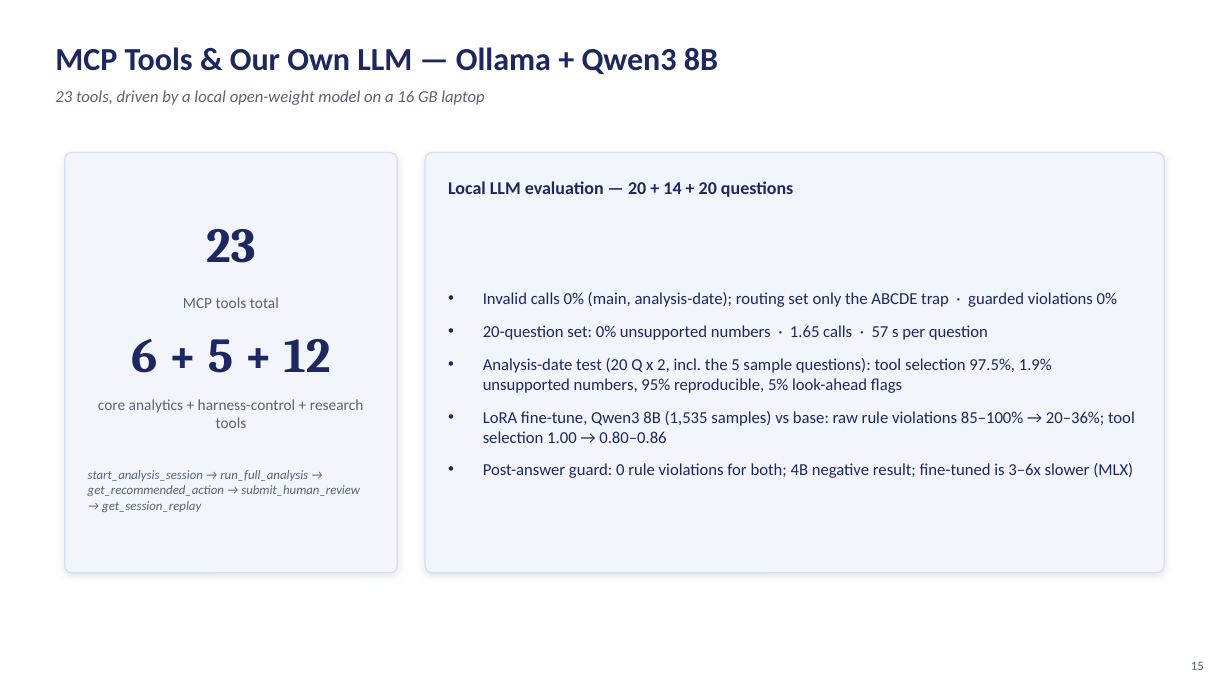
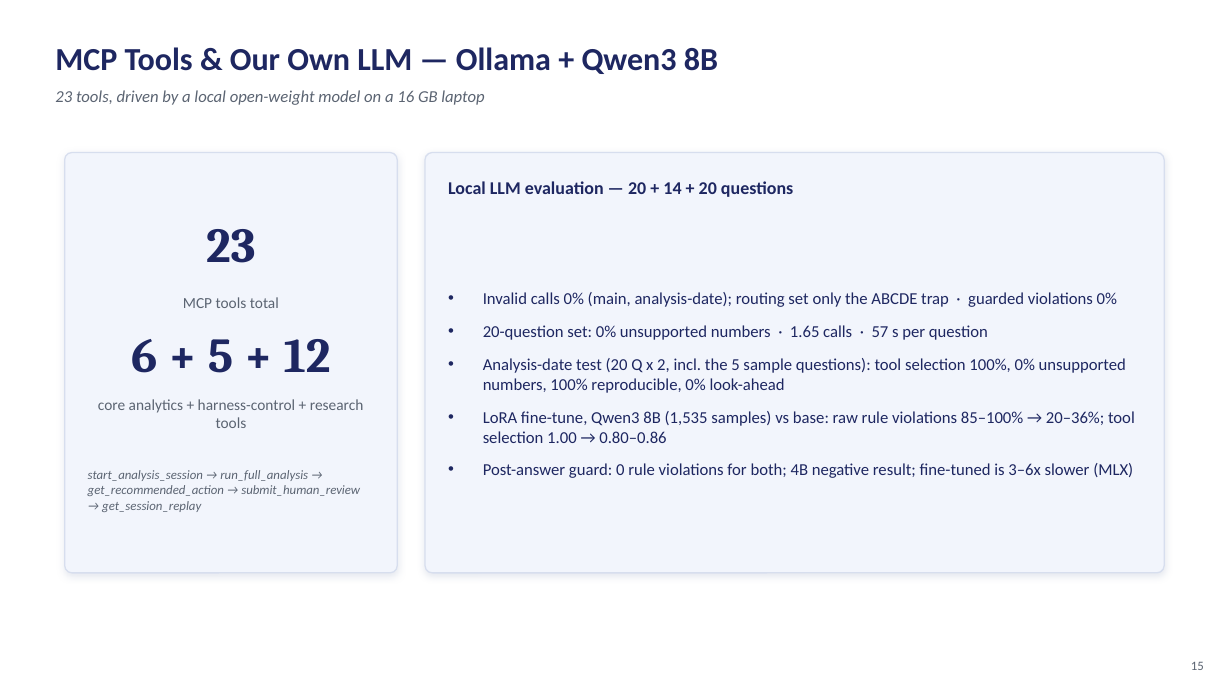
Before and after one commit to altugikiz/bist100-mcp-trader, a slide deck: slide 15 of docs/presentation/BIST100_Harness_Presentation.pptx. Drawn at 1232x693 pixels with LibreOffice and Linux fonts; fonts in the diff are those of the drawing. Boxes give left, top, right and bottom in pixels: in the first picture for what was removed or moved away, otherwise in the second. Text is boxed around its words. In the diff, an @@ line names an element or a change of style, - is before the commit and + after.

```diff
--- a/docs/presentation/BIST100_Harness_Presentation.pptx
+++ b/docs/presentation/BIST100_Harness_Presentation.pptx
@@ text at (483,358,1126,393): text changed @@
-• Analysis-date test (20 Q x 2, incl. the 5 sample questions): tool selection 97.5%, 1.9% unsupported numbers, 95% reproducible, 5% look-ahead flags
+• Analysis-date test (20 Q x 2, incl. the 5 sample questions): tool selection 100%, 0% unsupported numbers, 100% reproducible, 0% look-ahead
```
Also in this commit, not shown: 1 other slide changed, 3 other files.
